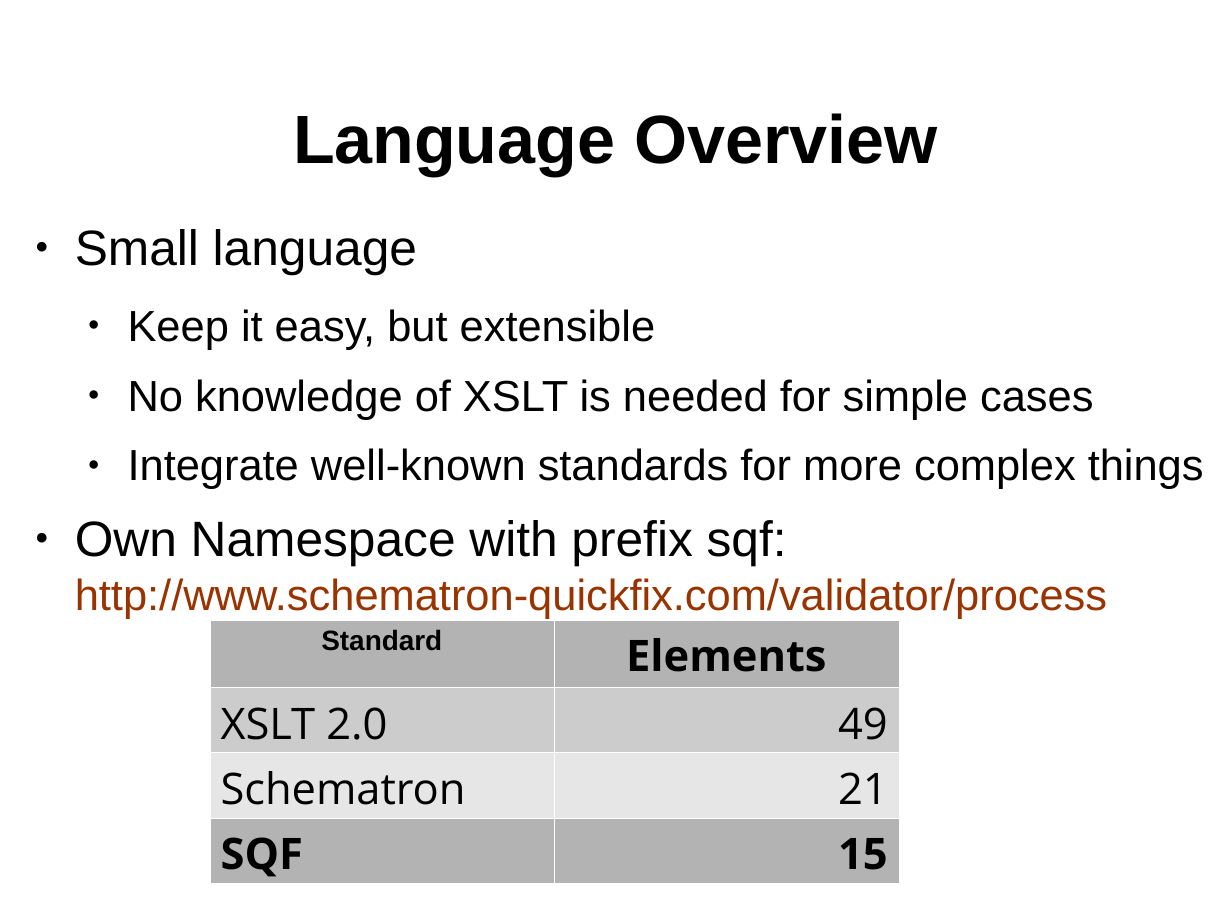
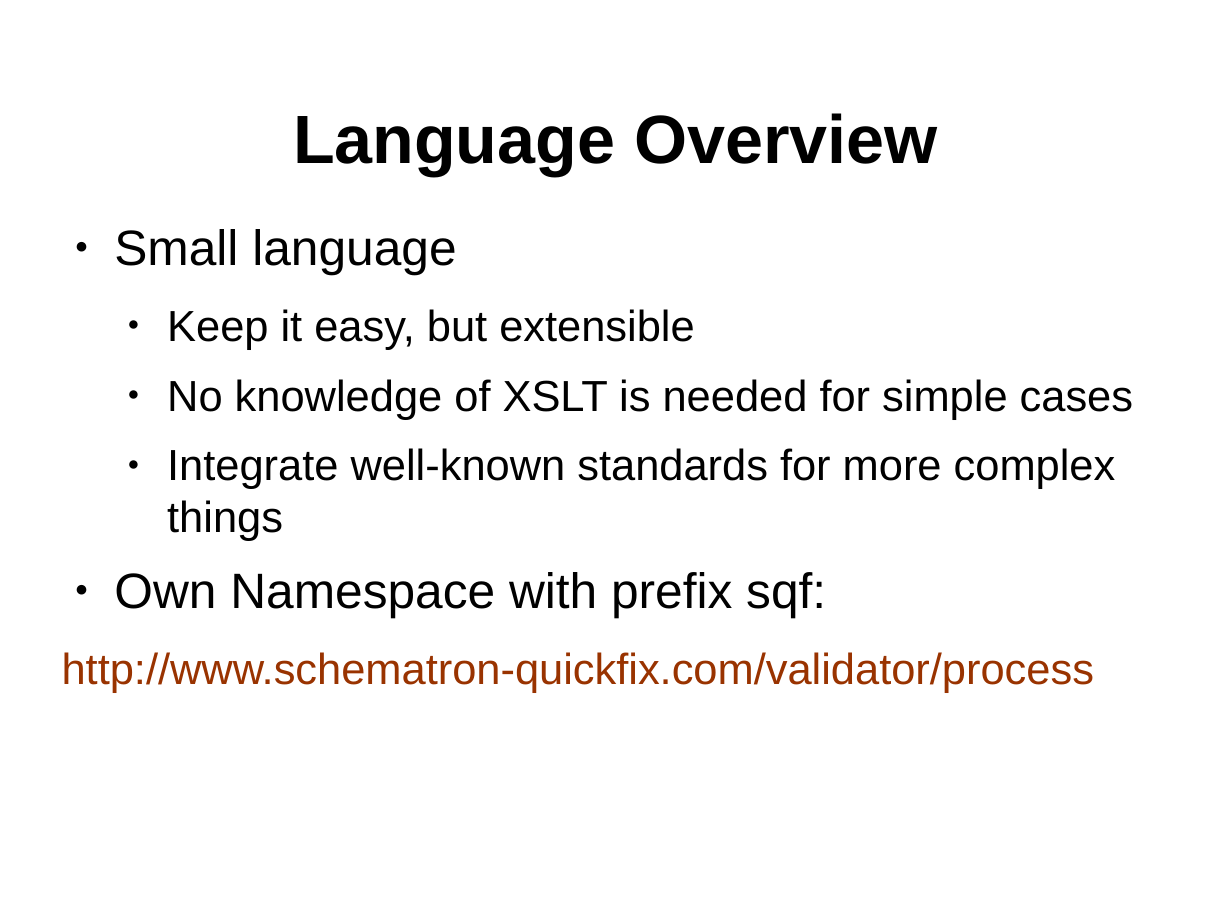
Before and after one commit to octavianN/Schematron-QuickFix-Language-Presentation, a slide deck: slide 16 of Final/SQF.odp (slide 15 before the commit). Drawn at 1232x924 pixels with LibreOffice and Linux fonts; fonts in the diff are those of the drawing; background and template pictures are left out. Boxes give left, top, right and bottom in pixels: in the first picture for what was removed or moved away, otherwise in the second. Text is boxed around its words. In the diff, an @@ line names an element or a change of style, - is before the commit and + after.

```diff
--- a/Final/SQF.odp
+++ b/Final/SQF.odp
@@ text "Small language": place and size @@
-text "Small language" at <box>75,229,1204,619</box>
+text "Small language" at <box>62,229,1133,693</box>
@@ text at <box>62,572,1094,693</box>: text changed @@
-● Own Namespace with prefix sqf: http://www.schematron-quickfix.com/validator/process
+● Own Namespace with prefix sqf:
+http://www.schematron-quickfix.com/validator/process
@@ table removed at <box>210,619,899,883</box>, 4 rows, 2 columns @@
-Standard | Elements
-XSLT 2.0 | 49
-Schematron | 21
-SQF | 15
```
Also in this commit, not shown: 7 other slides changed, 17 slides added, 1 slide removed, 2 other files.
